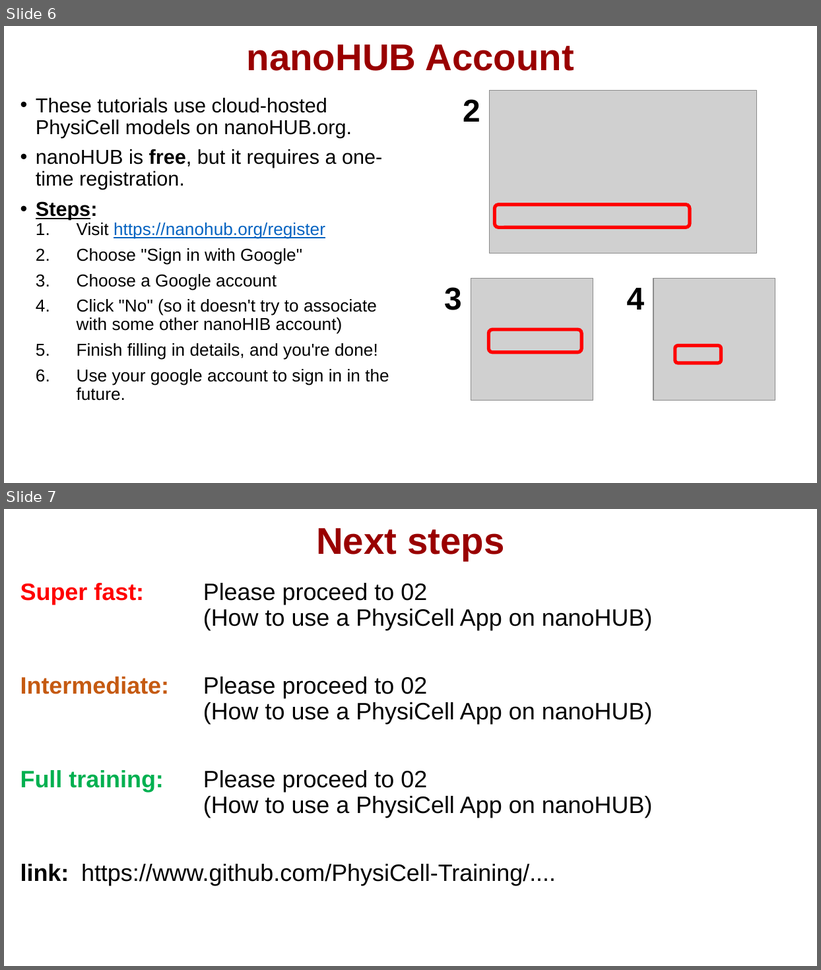
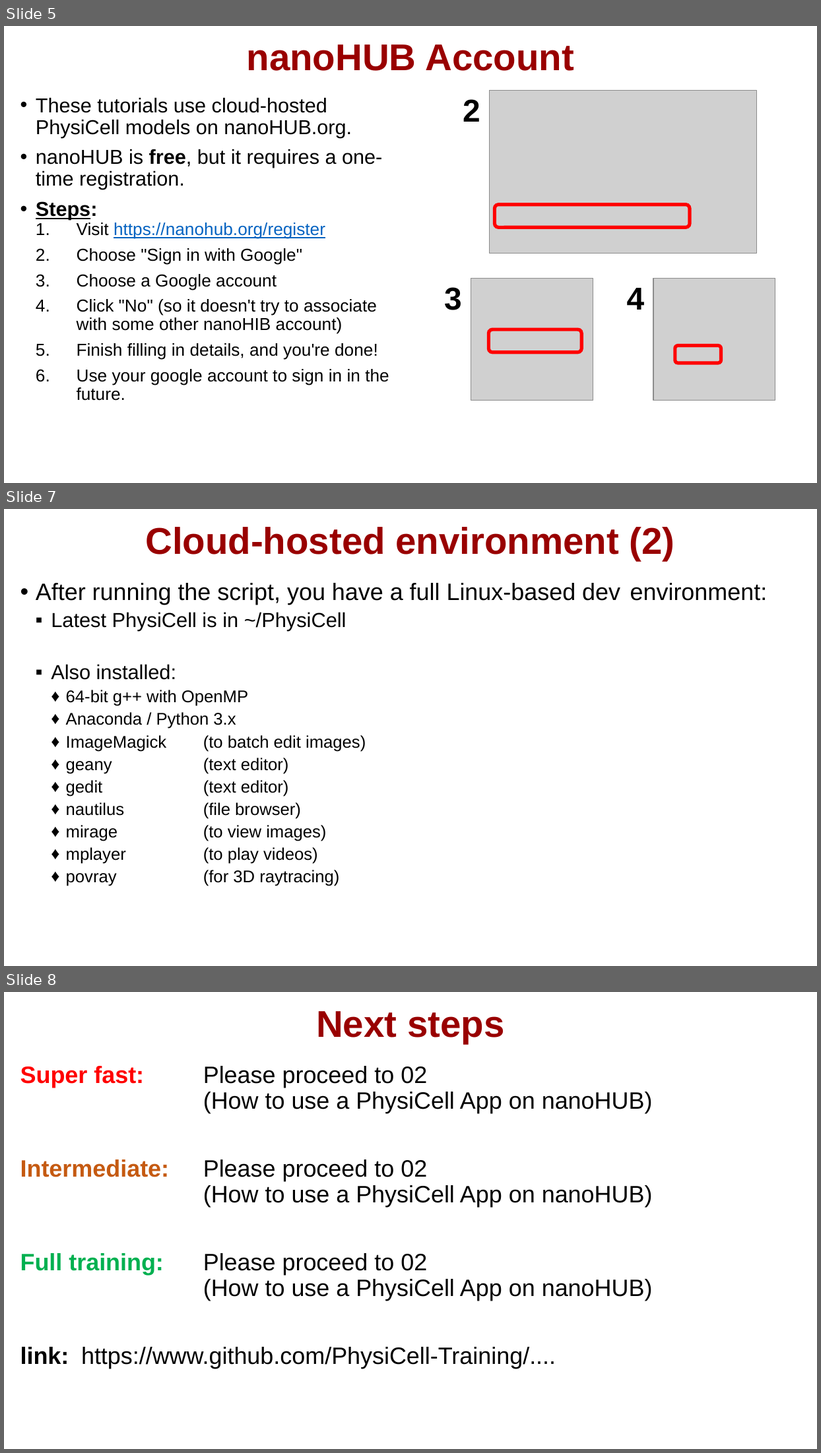
Before and after one commit to physicell-training/00-What-you-need, a slide deck: pptx_source/01-What-you-need.pptx. Shown one above the other, each under a label of ours: slides 6 and 7 before the commit, slides 5, 7 and 8 after it; the slides between them are not shown. The pictures are 821x970 and 821x1453 pixels, drawn with LibreOffice and Linux fonts; fonts in the diff are those of the drawing; grey boxes stand for pictures; background and template pictures are left out. Boxes give left, top, right and bottom in pixels: in the first picture for what was removed or moved away, otherwise in the second. Text is boxed around its words. In the diff, an @@ line names an element or a change of style, - is before the commit and + after.

```diff
--- a/pptx_source/01-What-you-need.pptx
+++ b/pptx_source/01-What-you-need.pptx
@@ slide 7 added at box(4, 509, 817, 966), background #FFFFFF @@
@@ title added at box(145, 527, 675, 560), 33 pt, text #990000, bold @@
+Cloud-hosted environment (2)
@@ text added at box(36, 583, 768, 887), 15 pt, text #000000 @@
+• After running the script, you have a full Linux-based dev environment:
+  ▪ Latest PhysiCell is in ~/PhysiCell
+  ▪ Also installed:
+    ♦ 64-bit g++ with OpenMP
+    ♦ Anaconda / Python 3.x
+    ♦ ImageMagick (to batch edit images)
+    ♦ geany (text editor)
+    ♦ gedit (text editor)
+    ♦ nautilus (file browser)
+    ♦ mirage (to view images)
+    ♦ mplayer (to play videos)
+    ♦ povray (for 3D raytracing)
@@ what was slide 6 is now slide 5 @@
@@ what was slide 7 is now slide 8 @@
```
Also in this commit, not shown: 1 other slide added, 1 slide removed, 1 other file.
